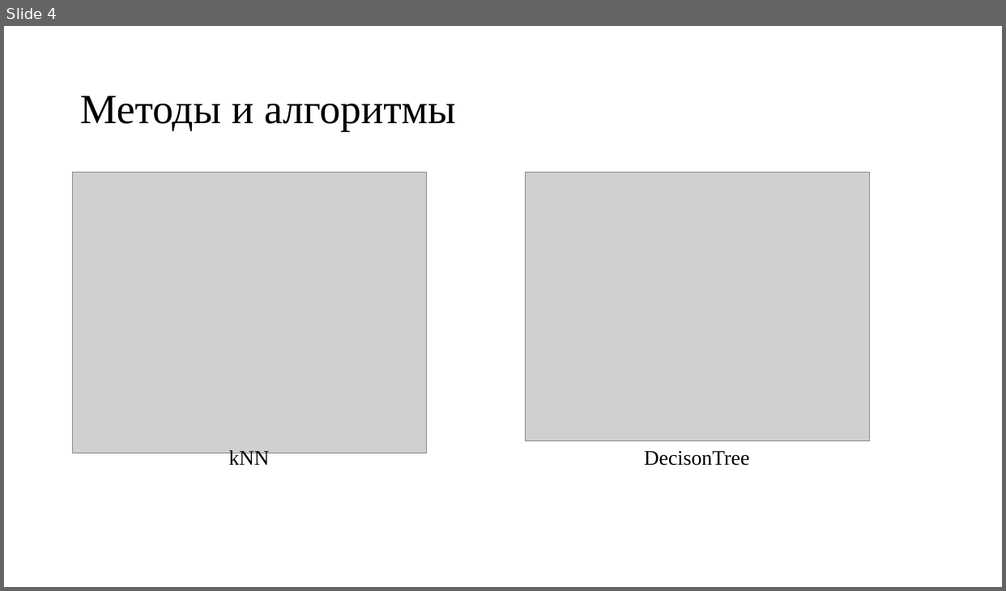
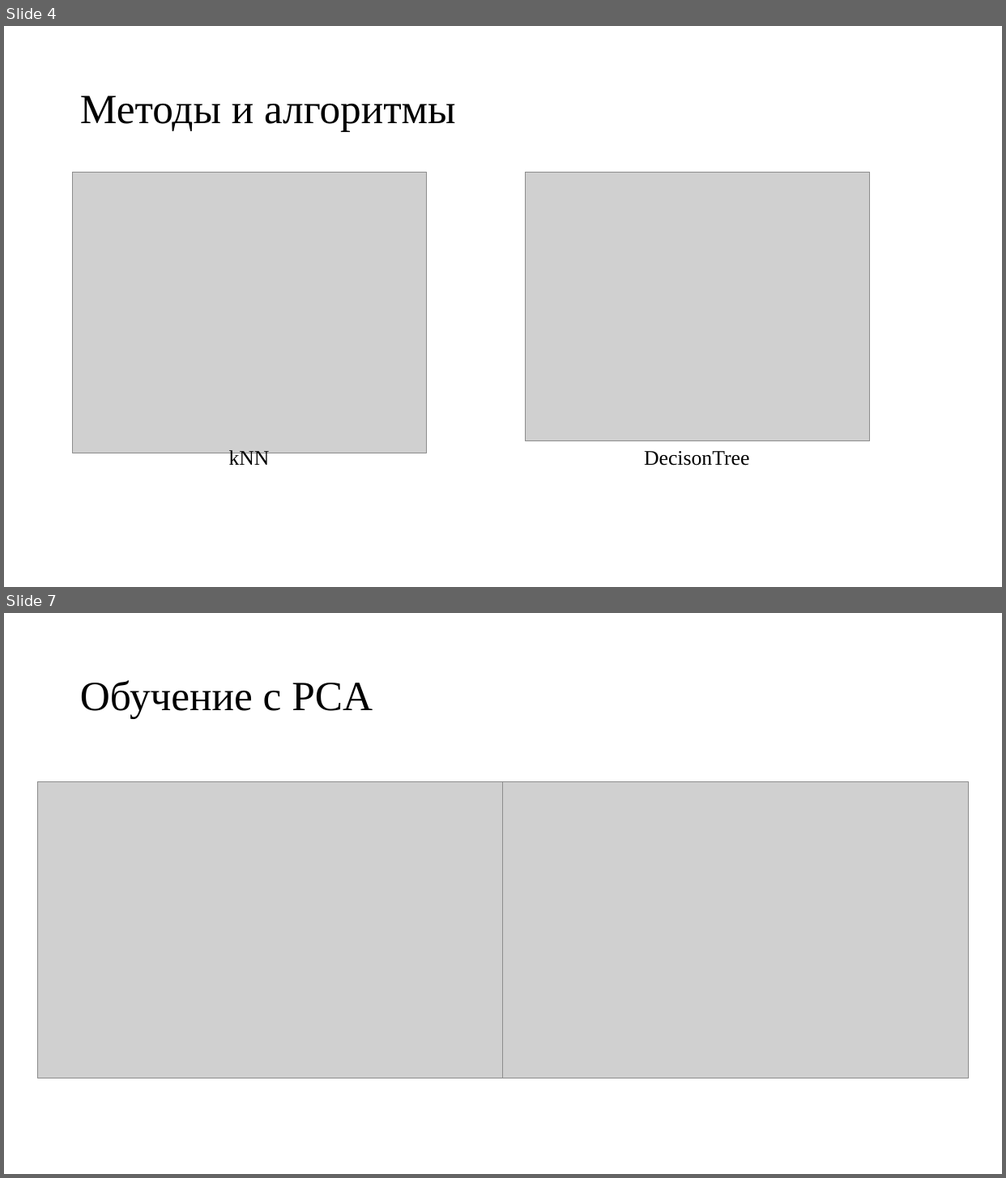
Before and after one commit to serikov1/PythonCode, a slide deck: ML/Complex task/Комплексная задача.pptx. Shown one above the other, each under a label of ours: slide 4 before the commit, slides 4 and 7 after it; the slides between them are not shown. The pictures are 1006x591 and 1006x1178 pixels, drawn with LibreOffice and Linux fonts; fonts in the diff are those of the drawing; grey boxes stand for pictures. Boxes give left, top, right and bottom in pixels: in the first picture for what was removed or moved away, otherwise in the second. Text is boxed around its words. In the diff, an @@ line names an element or a change of style, - is before the commit and + after.

```diff
--- a/ML/Complex task/Комплексная задача.pptx
+++ b/ML/Complex task/Комплексная задача.pptx
@@ slide 7 added at [4,613,1002,1174], background #FFFFFF @@
@@ title added at [80,680,373,719], 40 pt, text #000000 @@
+Обучение с PCA
@@ picture added at [38,782,503,1079] @@
@@ picture added at [503,782,968,1079] @@
```
Also in this commit, not shown: 2 other slides added, 8 other files.
